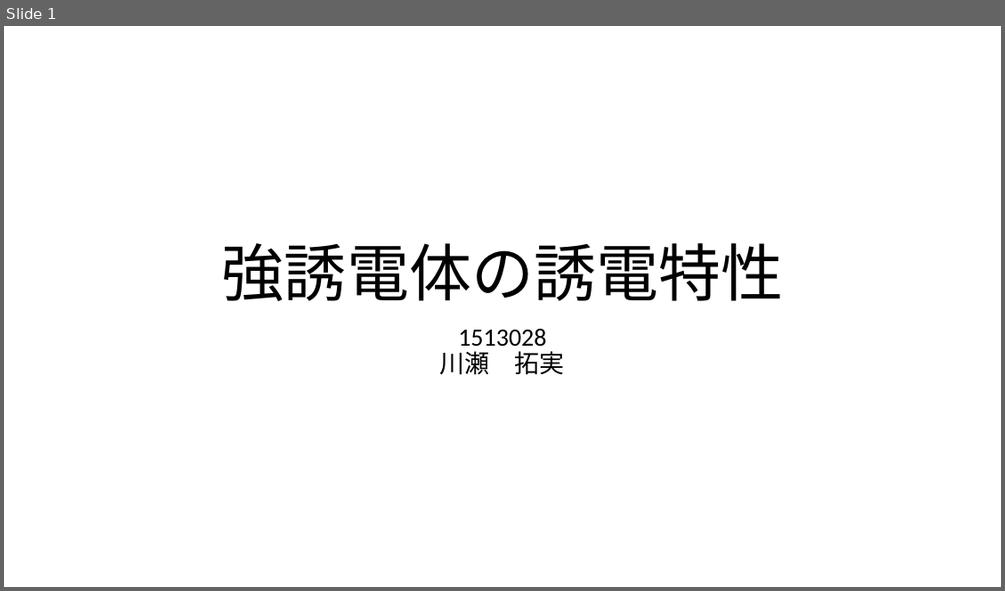
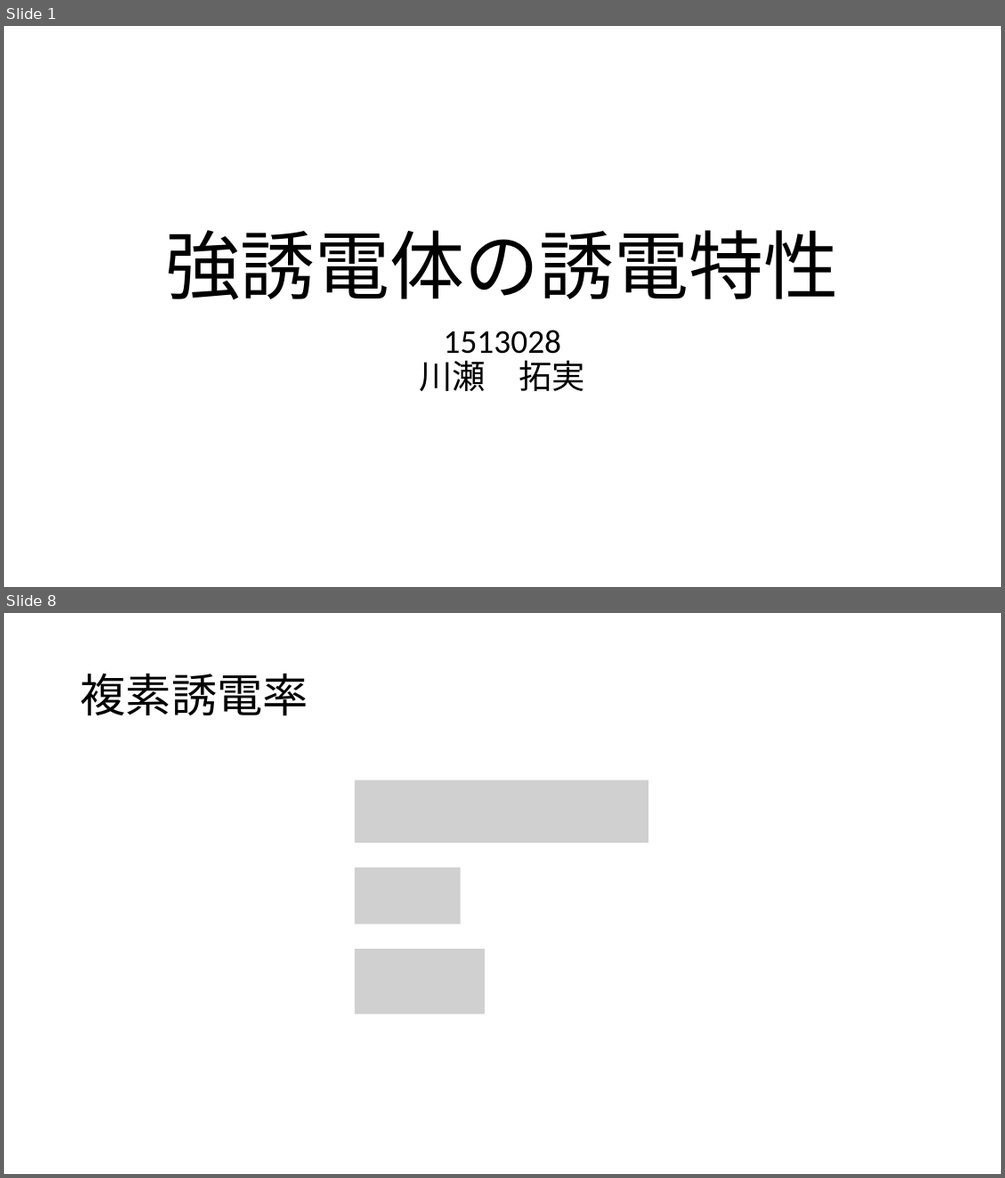
Before and after one commit to coil398/experiment, a slide deck: dielectric/強誘電体の誘電特性.pptx. Shown one above the other, each under a label of ours: slide 1 before the commit, slides 1 and 8 after it; the slides between them are not shown. The pictures are 1005x591 and 1005x1178 pixels, drawn with LibreOffice and Linux fonts; fonts in the diff are those of the drawing; grey boxes stand for pictures. Boxes give left, top, right and bottom in pixels: in the first picture for what was removed or moved away, otherwise in the second. Text is boxed around its words. In the diff, an @@ line names an element or a change of style, - is before the commit and + after.

```diff
--- a/dielectric/強誘電体の誘電特性.pptx
+++ b/dielectric/強誘電体の誘電特性.pptx
@@ slide 8 added at (4, 613, 1001, 1174), background #FFFFFF @@
@@ title added at (80, 673, 308, 716), 44 pt, text #000000 @@
+複素誘電率
@@ picture added at (355, 779, 648, 843) @@
@@ picture added at (355, 868, 461, 925) @@
@@ picture added at (355, 949, 485, 1013) @@
@@ slide 1 changed as well @@
@@ title "強誘電体の誘電特性" at (166, 230, 839, 300): size 60 to 72 pt @@
@@ subtitle "1513028 川瀬 拓実" at (420, 329, 586, 391): size 24 to 32 pt @@
```
Also in this commit, not shown: 12 other slides added, 3 other files.
